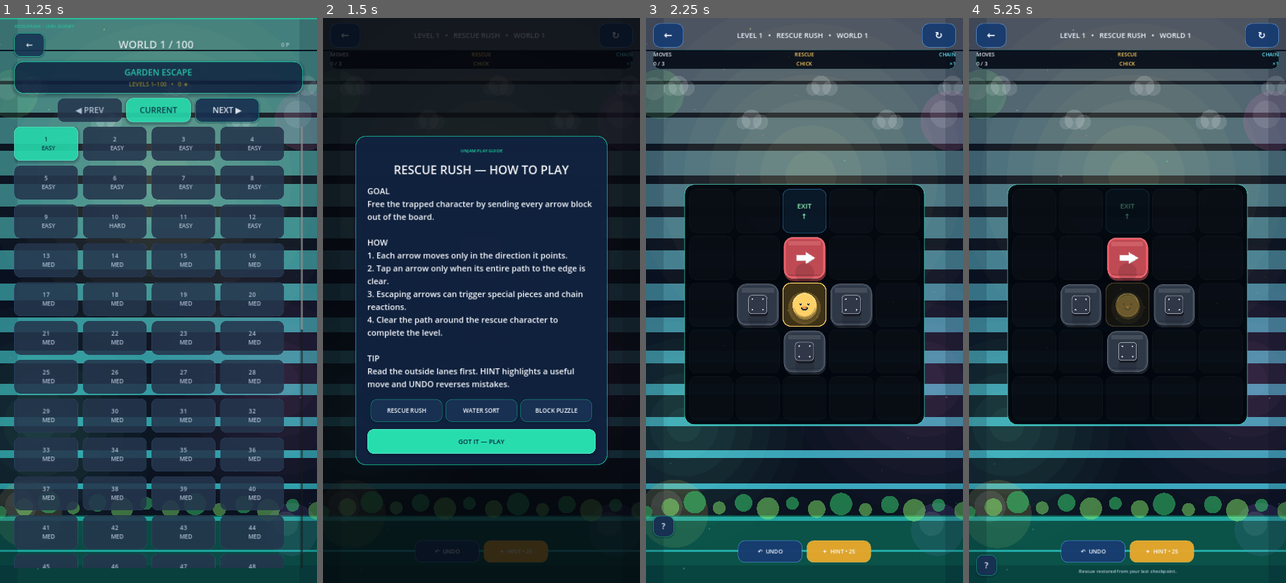
Above: before the commit, frames 1-4 (left to right).
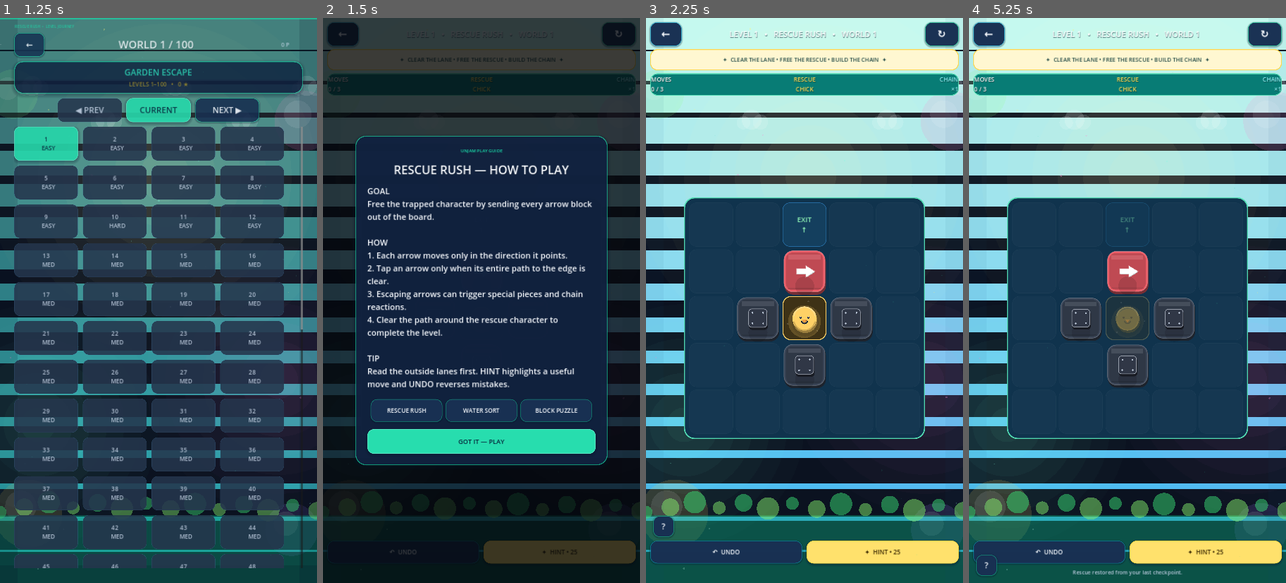
Above: after the commit, the same moments.

Repository: eghosa001/unjam
Game: Godot game, scene res://scenes/Main.tscn
The game is run twice, just before and just after one commit, with the same random seed, the same clock (stepped at 60 frames per second) and the same inputs.
Inputs:
- Up to frame 1 (1.25 s): click "PLAY NOW • LEVEL 1" at 0.5 s
- Up to frame 2 (1.5 s): click "1 EASY" at 1.25 s
- Up to frame 3 (2.25 s): click "GOT IT — PLAY" at 2 s
- Up to frame 4 (5.25 s): click "?" at 2.75 s; click "GOT IT — PLAY" at 3.5 s; click "←" at 4.25 s; click "1 EASY" at 5 s

Frame 1 is identical in both runs. In frame 2, 17% of the frame differs, in the area x 0-100%, y 0-97%; in frame 3, 69%; in frame 4, 69%, in the area x 0-100%, y 0-99%.

Commit message:
feat: bring Rescue Rush to vibrant reference quality

Diff:
--- a/scripts/game/rescue_rush_casual.gd
+++ b/scripts/game/rescue_rush_casual.gd
@@ -1,34 +1,40 @@
 extends "res://scripts/game/rescue_rush_motion_final.gd"
+
+const VIBRANT_REFERENCE_TARGET := "approved-colorful-reference"
 
 func build_ui() -> void:
 	var world: int = int(level_data.get("world", 1))
+	var game_id := "rescue_rush"
+	var gradient: Array = PremiumDesignSystem.game_gradient(game_id)
+	var primary: Color = gradient[0]
+	var secondary: Color = gradient[1]
 	var backdrop := PremiumBackdrop.new()
 	backdrop.set_anchors_and_offsets_preset(Control.PRESET_FULL_RECT)
-	backdrop.configure(Color("061224"), world_accent(), world - 1)
+	backdrop.configure(PremiumDesignSystem.vibrant_canvas(game_id), secondary, world - 1)
 	add_child(backdrop)
-	PremiumVisuals.set_accent(world_accent())
+	PremiumVisuals.set_accent(primary)
 
 	var outer := MarginContainer.new()
 	outer.set_anchors_and_offsets_preset(Control.PRESET_FULL_RECT)
-	outer.add_theme_constant_override("margin_left", 24)
-	outer.add_theme_constant_override("margin_right", 24)
-	outer.add_theme_constant_override("margin_top", 18)
-	outer.add_theme_constant_override("margin_bottom", 22)
+	outer.add_theme_constant_override("margin_left", 14)
+	outer.add_theme_constant_override("margin_right", 14)
+	outer.add_theme_constant_override("margin_top", 14)
+	outer.add_theme_constant_override("margin_bottom", 14)
 	add_child(outer)
 	var root := VBoxContainer.new()
-	root.add_theme_constant_override("separation", 9)
+	root.add_theme_constant_override("separation", 10)
 	outer.add_child(root)
 
 	var header := HBoxContainer.new()
-	header.custom_minimum_size = Vector2(0, 74)
+	header.custom_minimum_size = Vector2(0, 82)
 	header.add_theme_constant_override("separation", 10)
 	root.add_child(header)
 	var back := Button.new()
 	back.text = "←"
 	back.tooltip_text = "Back"
-	back.custom_minimum_size = Vector2(104, 70)
-	back.add_theme_font_size_override("font_size", 34)
-	style_button(back)
+	back.custom_minimum_size = Vector2(108, 76)
+	back.add_theme_font_size_override("font_size", 36)
+	PremiumDesignSystem.apply_button(back, true, secondary, "utility", 24)
 	back.pressed.connect(_quit)
 	header.add_child(back)
 	var title := Label.new()
@@ -36,36 +42,52 @@
 	title.size_flags_horizontal = Control.SIZE_EXPAND_FILL
 	title.horizontal_alignment = HORIZONTAL_ALIGNMENT_CENTER
 	title.vertical_alignment = VERTICAL_ALIGNMENT_CENTER
-	title.add_theme_font_size_override("font_size", 24)
-	title.add_theme_color_override("font_color", Color("eef7ff"))
+	title.add_theme_font_size_override("font_size", 27)
+	title.add_theme_color_override("font_color", Color("ffffff"))
+	title.add_theme_color_override("font_shadow_color", Color(0.0, 0.13, 0.18, 0.48))
+	title.add_theme_constant_override("shadow_offset_y", 3)
 	header.add_child(title)
 	var retry := Button.new()
 	retry.text = "↻"
 	retry.tooltip_text = "Retry"
-	retry.custom_minimum_size = Vector2(104, 70)
-	retry.add_theme_font_size_override("font_size", 32)
-	style_button(retry)
+	retry.custom_minimum_size = Vector2(108, 76)
+	retry.add_theme_font_size_override("font_size", 34)
+	PremiumDesignSystem.apply_button(retry, true, primary, "utility", 24)
 	retry.pressed.connect(restart_level)
 	header.add_child(retry)
 
+	var objective := PanelContainer.new()
+	objective.name = "VibrantObjectiveBanner"
+	objective.custom_minimum_size = Vector2(0, 72)
+	objective.add_theme_stylebox_override("panel", style_box(Color("fff7d1"), 24, Color("ffd64f"), 3))
+	root.add_child(objective)
+	var objective_label := Label.new()
+	objective_label.text = "✦  CLEAR THE LANE • FREE THE RESCUE • BUILD THE CHAIN  ✦"
+	objective_label.horizontal_alignment = HORIZONTAL_ALIGNMENT_CENTER
+	objective_label.vertical_alignment = VERTICAL_ALIGNMENT_CENTER
+	objective_label.add_theme_font_size_override("font_size", 19)
+	objective_label.add_theme_color_override("font_color", Color("244b47"))
+	objective.add_child(objective_label)
+
 	var status_panel := PanelContainer.new()
 	status_panel.name = "CompactStatusStrip"
-	status_panel.custom_minimum_size = Vector2(0, 64)
-	status_panel.add_theme_stylebox_override("panel", style_box(Color(0.018, 0.043, 0.085, 0.90), 22, Color(world_accent(), 0.32), 1))
+	status_panel.custom_minimum_size = Vector2(0, 76)
+	status_panel.add_theme_stylebox_override("panel", style_box(Color("087c75"), 24, Color(primary.lightened(0.32), 0.96), 3))
 	root.add_child(status_panel)
 	var status := HBoxContainer.new()
 	status.add_theme_constant_override("separation", 10)
 	status_panel.add_child(status)
 	moves_label = _status_label(HORIZONTAL_ALIGNMENT_LEFT)
-	moves_label.add_theme_font_size_override("font_size", 18)
+	moves_label.add_theme_font_size_override("font_size", 20)
+	moves_label.add_theme_color_override("font_color", Color.WHITE)
 	status.add_child(moves_label)
 	rescue_label = _status_label(HORIZONTAL_ALIGNMENT_CENTER)
-	rescue_label.add_theme_font_size_override("font_size", 18)
-	rescue_label.add_theme_color_override("font_color", Color("ffd166"))
+	rescue_label.add_theme_font_size_override("font_size", 20)
+	rescue_label.add_theme_color_override("font_color", Color("ffe45c"))
 	status.add_child(rescue_label)
 	chain_label = _status_label(HORIZONTAL_ALIGNMENT_RIGHT)
-	chain_label.add_theme_font_size_override("font_size", 18)
-	chain_label.add_theme_color_override("font_color", Color("67e8ff"))
+	chain_label.add_theme_font_size_override("font_size", 20)
+	chain_label.add_theme_color_override("font_color", Color("8ffcff"))
 	status.add_child(chain_label)
 
 	var holder := CenterContainer.new()
@@ -73,7 +95,9 @@
 	holder.size_flags_vertical = Control.SIZE_EXPAND_FILL
 	root.add_child(holder)
 	board_panel = PanelContainer.new()
-	board_panel.add_theme_stylebox_override("panel", style_box(Color(0.008, 0.024, 0.052, 0.975), 34, Color(world_accent(), 0.46), 3))
+	board_panel.size_flags_horizontal = Control.SIZE_EXPAND_FILL
+	board_panel.size_flags_vertical = Control.SIZE_EXPAND_FILL
+	board_panel.add_theme_stylebox_override("panel", style_box(Color("10334d"), 36, Color(primary.lightened(0.30), 0.98), 4))
 	holder.add_child(board_panel)
 	var board_margin := _panel_margin(14, 14, 14, 14)
 	board_panel.add_child(board_margin)
@@ -81,6 +105,8 @@
 	board_grid.columns = width
 	board_grid.add_theme_constant_override("h_separation", 8)
 	board_grid.add_theme_constant_override("v_separation", 8)
+	board_grid.size_flags_horizontal = Control.SIZE_EXPAND_FILL
+	board_grid.size_flags_vertical = Control.SIZE_EXPAND_FILL
 	board_margin.add_child(board_grid)
 
 	var actions := HBoxContainer.new()
@@ -90,25 +116,27 @@
 	root.add_child(actions)
 	var undo := Button.new()
 	undo.text = "↶  UNDO"
-	undo.custom_minimum_size = Vector2(220, 70)
-	undo.add_theme_font_size_override("font_size", 19)
-	style_button(undo)
+	undo.custom_minimum_size = Vector2(250, 78)
+	undo.size_flags_horizontal = Control.SIZE_EXPAND_FILL
+	undo.add_theme_font_size_override("font_size", 21)
+	PremiumDesignSystem.apply_button(undo, true, secondary, "secondary", 24)
 	undo.pressed.connect(undo_move)
 	actions.add_child(undo)
 	var hint := Button.new()
 	hint.text = "✦  HINT"
-	hint.custom_minimum_size = Vector2(220, 70)
-	hint.add_theme_font_size_override("font_size", 19)
-	style_button(hint, true)
+	hint.custom_minimum_size = Vector2(250, 78)
+	hint.size_flags_horizontal = Control.SIZE_EXPAND_FILL
+	hint.add_theme_font_size_override("font_size", 21)
+	PremiumDesignSystem.apply_button(hint, true, Color("ffbd38"), "reward", 24)
 	hint.pressed.connect(show_hint)
 	actions.add_child(hint)
 
 	hint_label = Label.new()
 	hint_label.horizontal_alignment = HORIZONTAL_ALIGNMENT_CENTER
 	hint_label.vertical_alignment = VERTICAL_ALIGNMENT_CENTER
-	hint_label.add_theme_font_size_override("font_size", 16)
-	hint_label.add_theme_color_override("font_color", Color("b9c9dc"))
-	hint_label.custom_minimum_size = Vector2(0, 38)
+	hint_label.add_theme_font_size_override("font_size", 18)
+	hint_label.add_theme_color_override("font_color", Color("174451"))
+	hint_label.custom_minimum_size = Vector2(0, 42)
 	hint_label.autowrap_mode = TextServer.AUTOWRAP_WORD_SMART
 	root.add_child(hint_label)
 	PremiumVisuals.entrance(root, 0.012)
